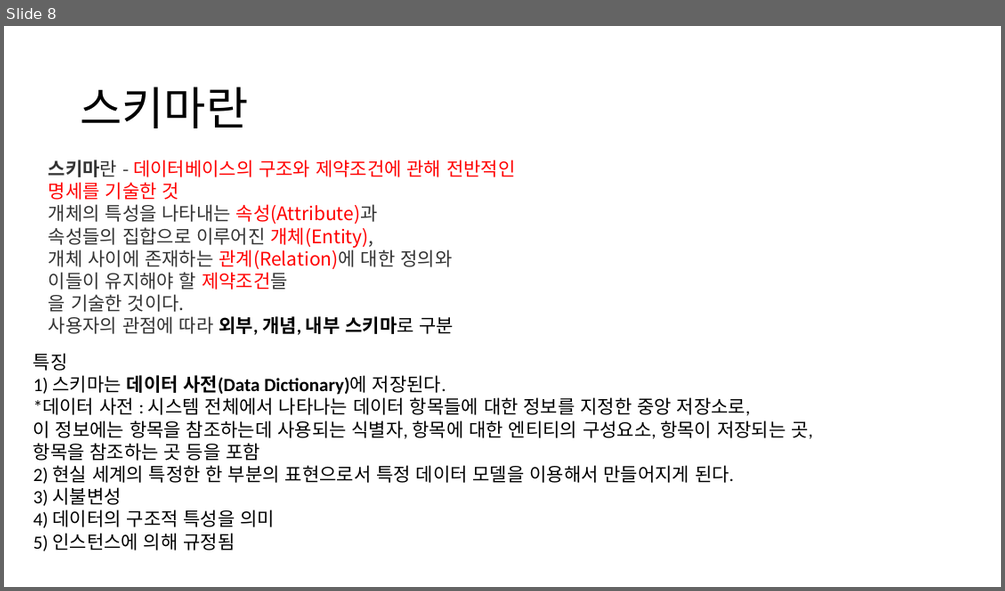
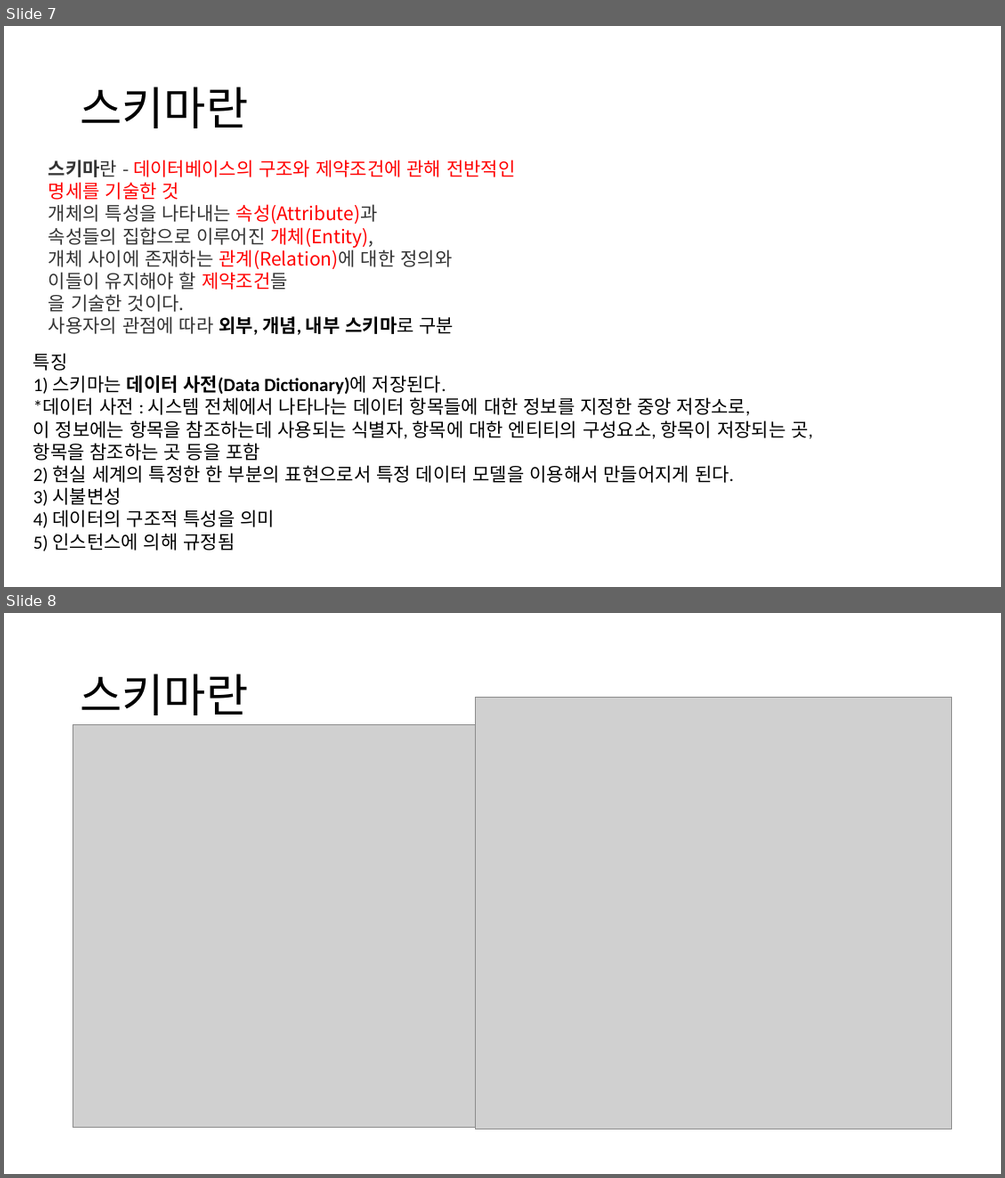
Before and after one commit to bejpark/JavaStudy, a slide deck: 팀과제/6팀_2_DBMS.pptx. Shown one above the other, each under a label of ours: slide 8 before the commit, slides 7 and 8 after it. The pictures are 1005x591 and 1005x1178 pixels, drawn with LibreOffice and Linux fonts; fonts in the diff are those of the drawing; grey boxes stand for pictures. Boxes give left, top, right and bottom in pixels: in the first picture for what was removed or moved away, otherwise in the second. Text is boxed around its words. In the diff, an @@ line names an element or a change of style, - is before the commit and + after.

```diff
--- a/팀과제/6팀_2_DBMS.pptx
+++ b/팀과제/6팀_2_DBMS.pptx
@@ slide 8 added at (4,613,1001,1174), background #FFFFFF @@
@@ title added at (80,674,248,715), 44 pt, text #000000 @@
+스키마란
@@ picture added at (476,697,952,1129) @@
@@ picture added at (73,725,476,1127) @@
@@ what was slide 8 is now slide 7 @@
```
Also in this commit, not shown: 2 slides changed, 3 other slides added, 3 other files.
